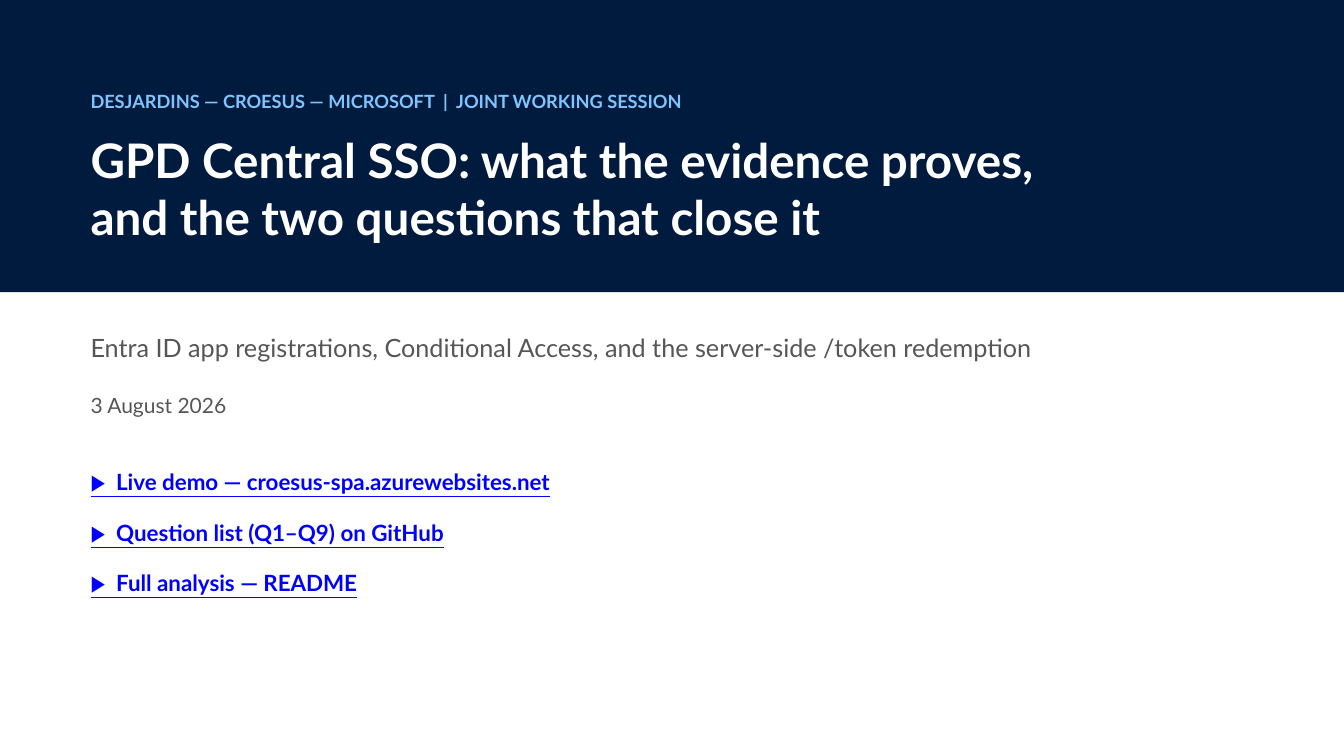
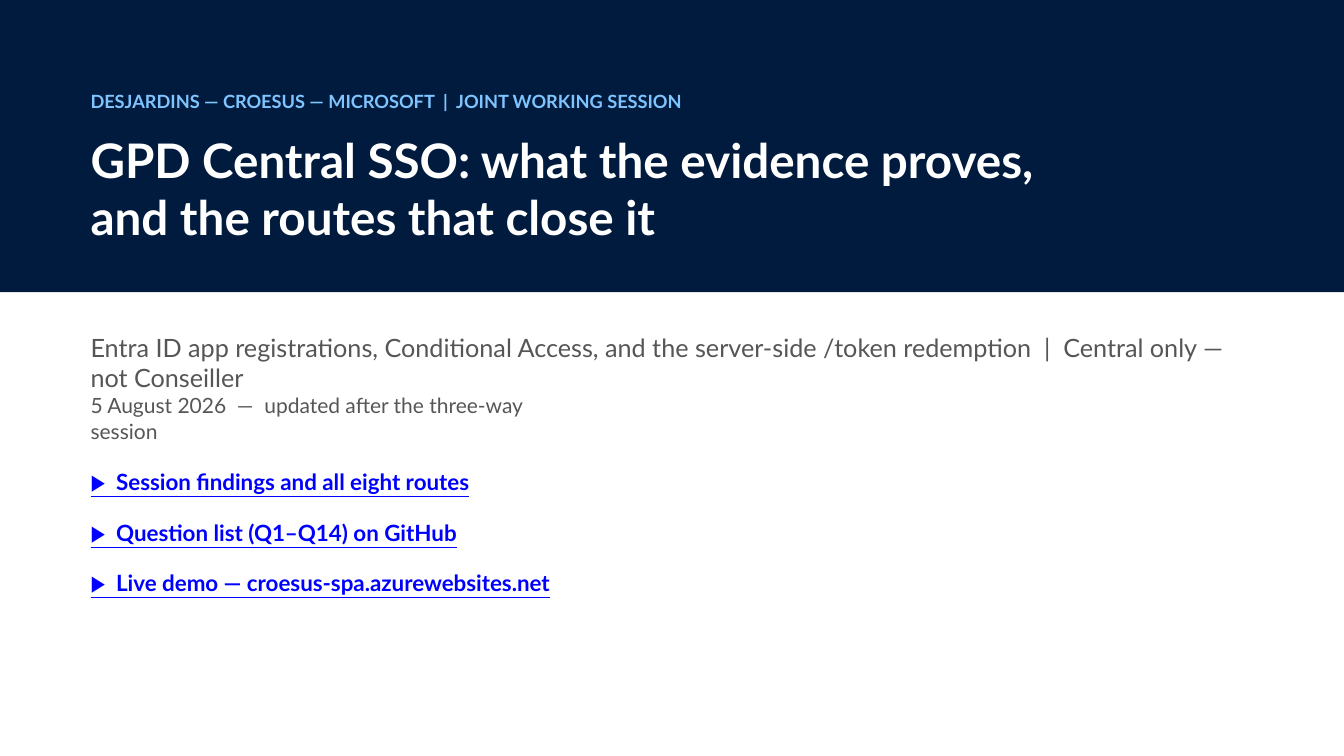
Before and after one commit to devopsabcs-engineering/croesus, a slide deck: slide 1 of docs/deck/croesus-session-deck.pptx. Drawn at 1344x756 pixels with LibreOffice and Linux fonts; fonts in the diff are those of the drawing. Boxes give left, top, right and bottom in pixels: in the first picture for what was removed or moved away, otherwise in the second. Text is boxed around its words. In the diff, an @@ line names an element or a change of style, - is before the commit and + after.

Commit message:
Update evidence narrative and registration shape panel with findings from Croesus session
- Revised the evidence narrative to reflect the updated date and key findings from the three-way session with Croesus, emphasizing the type mismatch in application registration.
- Enhanced the RegistrationShapePanel component to clarify the distinction between `spa` and `web` platform registrations, including new findings and implications for GPD Central.
- Added a new document detailing the findings from the three-way session, outlining the current state, open questions, and potential routes for resolution.

```diff
--- a/docs/deck/croesus-session-deck.pptx
+++ b/docs/deck/croesus-session-deck.pptx
@@ text at (x1=91, y1=142, x2=1033, y2=236): text changed @@
-GPD Central SSO: what the evidence proves,
-and the two questions that close it
+GPD Central SSO: what the evidence proves,
+and the routes that close it
@@ text at (x1=91, y1=338, x2=1197, y2=387): text changed @@
-Entra ID app registrations, Conditional Access, and the server-side /token redemption
+Entra ID app registrations, Conditional Access, and the server-side /token redemption | Central only — not Conseiller
@@ text at (x1=91, y1=397, x2=523, y2=439): text changed @@
-3 August 2026
+5 August 2026 — updated after the three-way session
@@ text added at (x1=116, y1=473, x2=469, y2=494), 16 pt, text #0000FF, bold, underline @@
+▶ Session findings and all eight routes
@@ text at (x1=116, y1=523, x2=456, y2=545): text changed @@
-▶ Question list (Q1–Q9) on GitHub
+▶ Question list (Q1–Q14) on GitHub
@@ text "▶ Live demo — croesus-spa.azurewebsites.net" moved from (x1=116, y1=473, x2=550, y2=494) to (x1=116, y1=574, x2=550, y2=595) @@
@@ text removed at (x1=116, y1=574, x2=357, y2=595) @@
-▶ Full analysis — README
```
Also in this commit, not shown: 10 other slides changed, 8 other files.
